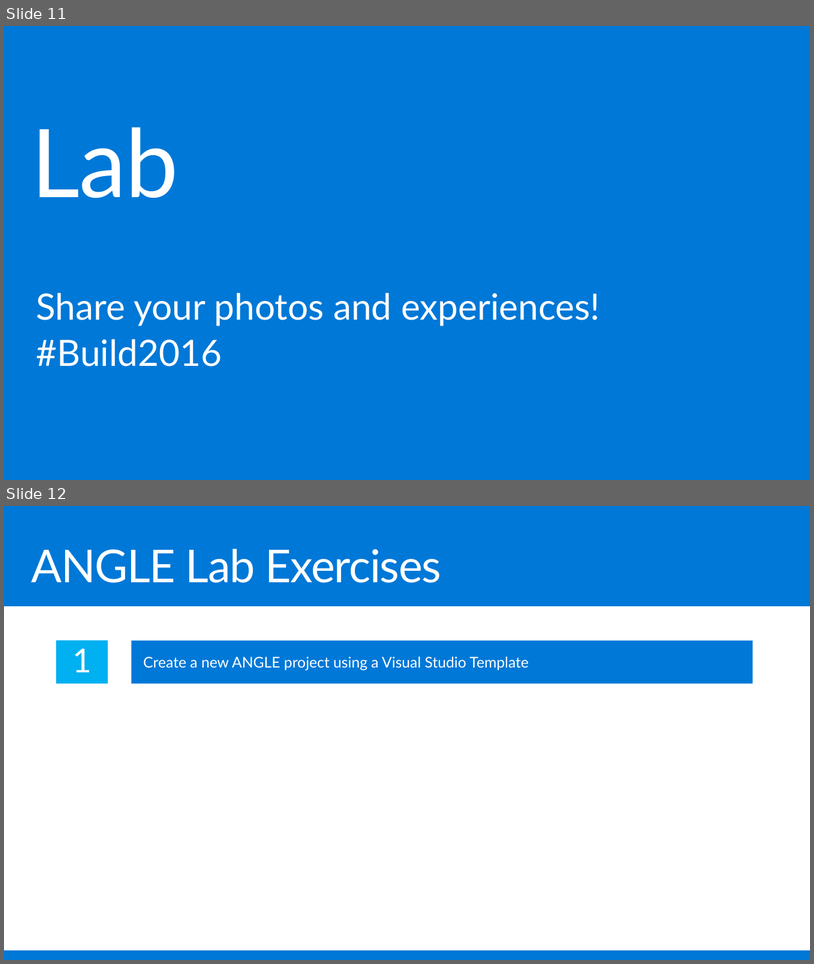
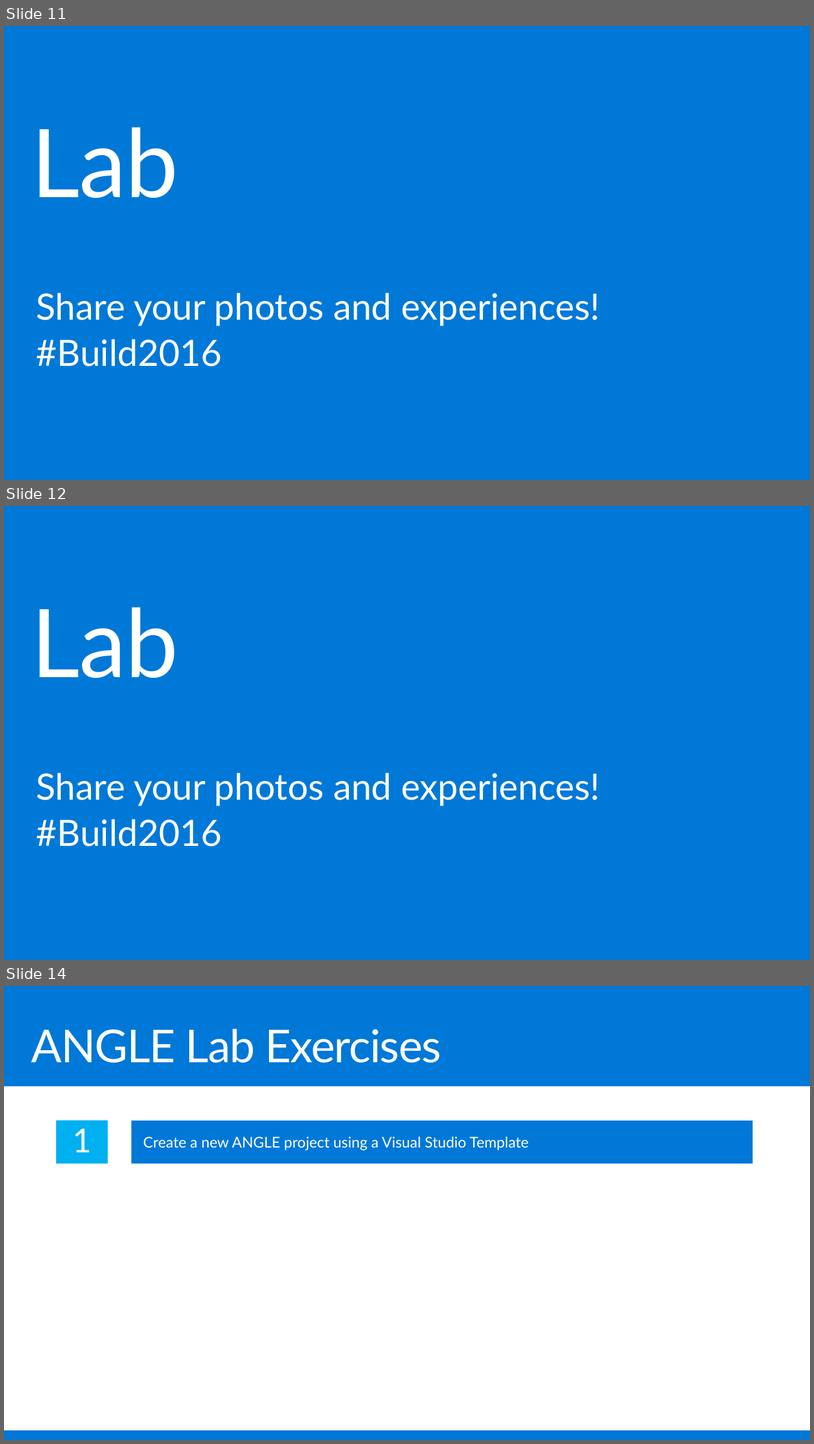
Before and after one commit to Microsoft-Build-2016/CodeLabs-GameDev-3-ANGLE, a slide deck: Presentation.pptx. Shown one above the other, each under a label of ours: slides 11 and 12 before the commit, slides 11, 12 and 14 after it; the slides between them are not shown. The pictures are 814x964 and 814x1444 pixels, drawn with LibreOffice and Linux fonts; fonts in the diff are those of the drawing. Boxes give left, top, right and bottom in pixels: in the first picture for what was removed or moved away, otherwise in the second. Text is boxed around its words. In the diff, an @@ line names an element or a change of style, - is before the commit and + after.

```diff
--- a/Presentation.pptx
+++ b/Presentation.pptx
@@ slide 12 added at (4,506,810,960), background #0078D7 @@
@@ title added at (31,607,178,678), 115 pt, text #FFFFFF @@
+Lab
@@ text added at (36,772,600,846), 44 pt, text #FFFFFF @@
+Share your photos and experiences!
+#Build2016
@@ what was slide 12 is now slide 14 @@
```
Also in this commit, not shown: 1 other slide added, 1 other file.
